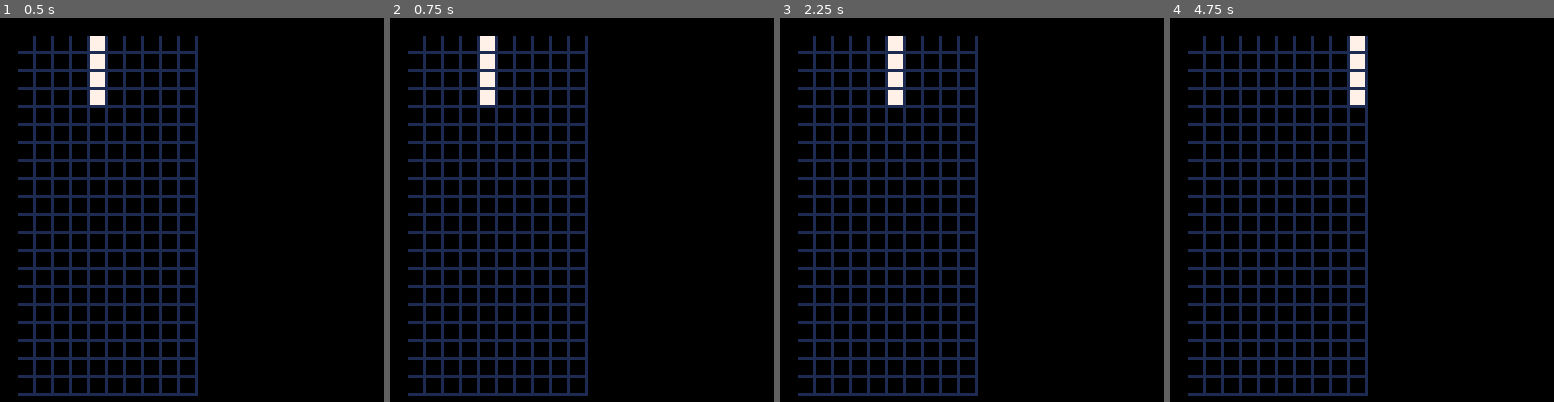
Above: before the commit, frames 1-4 (left to right).
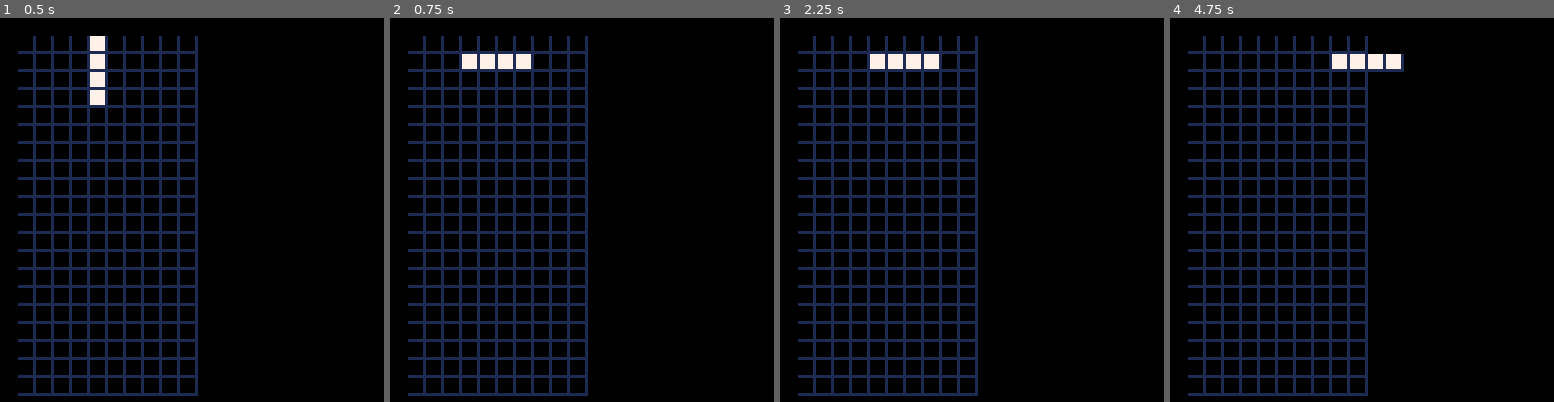
Above: after the commit, the same moments.

Repository: charlietran/recurse-game-jam
Game: PICO-8 cartridge tetris.p8
The game is run twice, just before and just after one commit, with the same random seed, the same clock (stepped at 60 frames per second) and the same inputs.
Inputs:
- Up to frame 1 (0.5 s): no input
- Up to frame 2 (0.75 s): tap O (Z key) at 0.7 s
- Up to frame 3 (2.25 s): hold Right 1.6-2.1 s; tap O (Z key) at 1.7, 2.1 s
- Up to frame 4 (4.75 s): hold Right 2.47-3.03 s; tap O (Z key) every 0.4 s from 2.5 to 4.5 s; hold Left 3.08-3.58 s; hold Right 4.02-4.68 s

Frame 1 is identical in both runs. In frame 2, 0.9% of the frame differs, in the area x 18-37%, y 4-23%; in frame 3, 0.9%; in frame 4, 1.0%, in the area x 42-61%, y 4-23%.

Commit message:
Refactor active code, add rotation

Diff:
--- a/tetris.p8
+++ b/tetris.p8
@@ -31,8 +31,8 @@
     }
   }
 
-  active_tetro={
-    tetro_index=1,
+  active={
+    tetro=tetros[1],
     x=4,
     y=1,
     rotation=1
@@ -41,13 +41,25 @@
 
 function _update60()
   if btnp(1) then
-    active_tetro.x+=1
+    active.x+=1
   elseif btnp(0) then
-    active_tetro.x-=1
+    active.x-=1
+  end
+
+  if btnp(4) then
+    rotate_tetro()
   end
 end
 
 function add_block()
+end
+
+function rotate_tetro()
+  if active.rotation>=#active.tetro.shapes then
+    active.rotation=1
+  else
+    active.rotation+=1
+  end
 end
 
 function _draw()
@@ -61,16 +73,13 @@
   end
 
   -- draw active tetro
-  local index=active_tetro.tetro_index
-  local rotation=active_tetro.rotation
-  local xpos=active_tetro.x
-  local ypos=active_tetro.y
+  local rotation=active.rotation
 
-  local shape_to_draw=tetros[1].shapes[1]
+  local shape_to_draw=active.tetro.shapes[rotation]
   for row_num,row in pairs(shape_to_draw) do
     for col_num,value in pairs(row) do
       if value==1 then
-        sspr(8, 0, 6, 6, (col_num-1)*6+xpos*6, (row_num-1)*6+ypos*6)
+        sspr(8, 0, 6, 6, (col_num-1)*6+active.x*6, (row_num-1)*6+active.y*6)
       end
     end
   end
